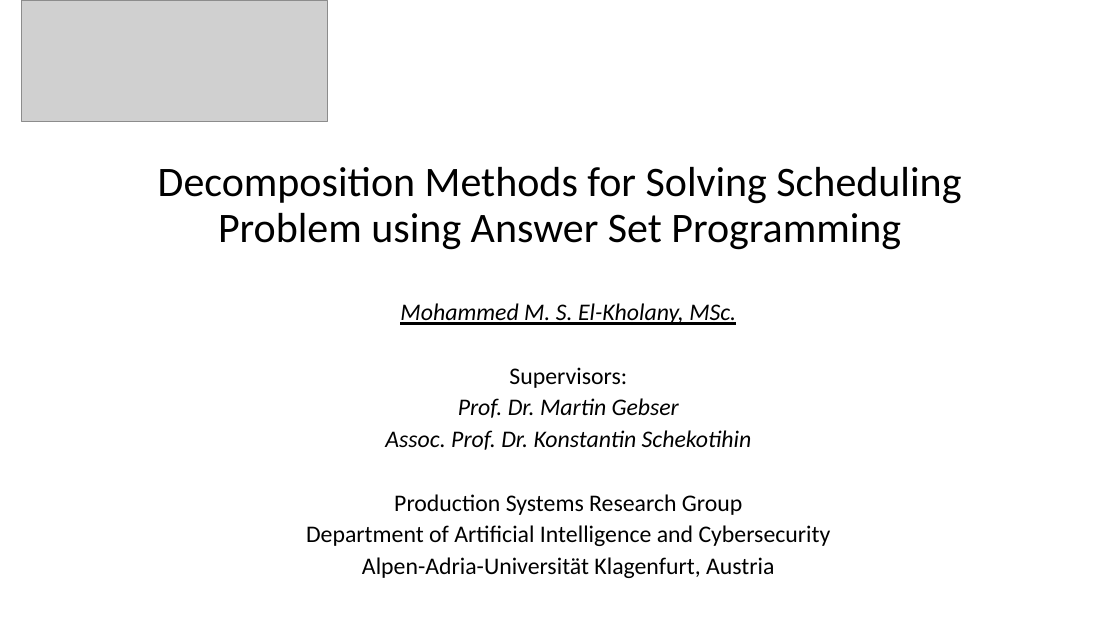
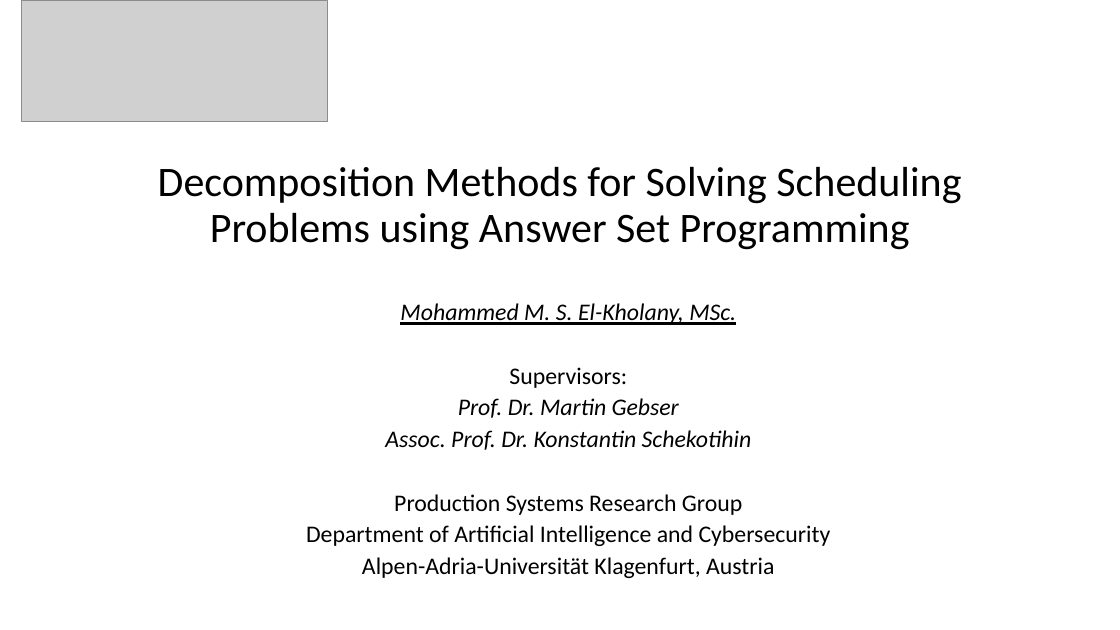
Before and after one commit to prosysscience/ICLP-IJCAI-Presentations-, a slide deck: slide 1 of IJCAI_DC.pptx. Drawn at 1120x630 pixels with LibreOffice and Linux fonts; fonts in the diff are those of the drawing; grey boxes stand for pictures. Boxes give left, top, right and bottom in pixels: in the first picture for what was removed or moved away, otherwise in the second. Text is boxed around its words. In the diff, an @@ line names an element or a change of style, - is before the commit and + after.

```diff
--- a/IJCAI_DC.pptx
+++ b/IJCAI_DC.pptx
@@ title at box(158, 167, 961, 250): text changed @@
-Decomposition Methods for Solving Scheduling Problem using Answer Set Programming
+Decomposition Methods for Solving Scheduling Problems using Answer Set Programming
```
Also in this commit, not shown: 1 other slide changed, 1 other file.
